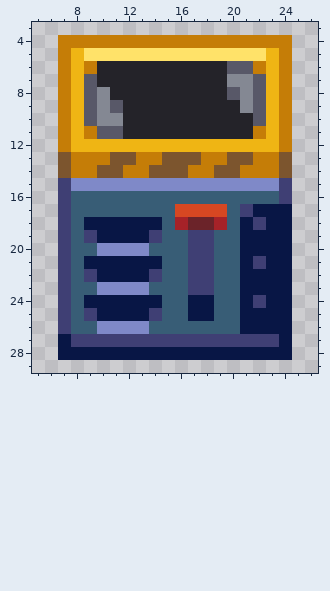
File history of a pixel-art sprite, Resources/Textures/Structures/Piping/disposal.rsi/mailing-charging.png. That is the earlier state.
The file is 32x32 pixels. Colours within 5 levels of each other are drawn and written as one. Shown: x 5..26, y 3..29.
Now the later version:
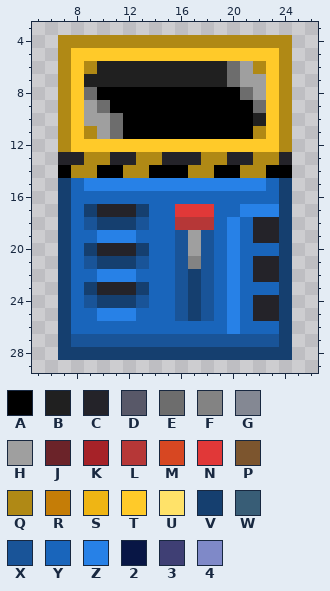
Palette (. is transparent): A #000000  B #202020  C #242329  D #585868  E #6d6d6d  F #838383  G #848893  H #9f9f9f  J #6b2329  K #a62228  L #b63737  M #d74722  N #e13838  P #7c552e  Q #b08915  R #c57d07  S #efb514  T #ffca29  U #ffe269  V #153f6f  W #385d76  X #195498  Y #1965bb  Z #2781e7  2 #081645  3 #3f3f74  4 #7f89c8
Diff:
Changed rows in their new state; - is an unchanged pixel.
first column x 7:
 4 QQQQQQQQQQQQQQQQQQ
 5 QTTTTTTTTTTTTTTTTQ
 6 QTQBBBBBBBBBBEHQTQ
 7 QTBBBBBBBBBBBEHHTQ
 8 QTEAAAAAAAAAAAEHTQ
 9 QTHEAAAAAAAAAAAETQ
10 QTHHEAAAAAAAAAABTQ
11 QTQHEAAAAAAAAAAQTQ
12 QTTTTTTTTTTTTTTTTQ
13 CCQQCCQQCCCQQCCQQC
14 AQQAAQQAAAQQAAQQAA
15 VYZZZZZZZZZZZZZZYV
16 VYYYYYYYYYYYYYYYYV
17 VYVCCCVYYNNNYYZZZV
18 VYXVVVXYYLLLYZYCCV
19 VYYZZZYYYXHXYZYCCV
20 VYVCCCVYYXHXYZYYYV
21 VYXVVVXYYXFXYZYCCV
22 VYYZZZYYYXVXYZYCCV
23 VYVCCCVYYXVXYZYYYV
24 VYXVVVXYYXVXYZYCCV
25 VYYZZZYYYXVXYZYCCV
26 VYYYYYYYYYYYYZYYYV
27 VXXXXXXXXXXXXXXXXV
28 VVVVVVVVVVVVVVVVVV
